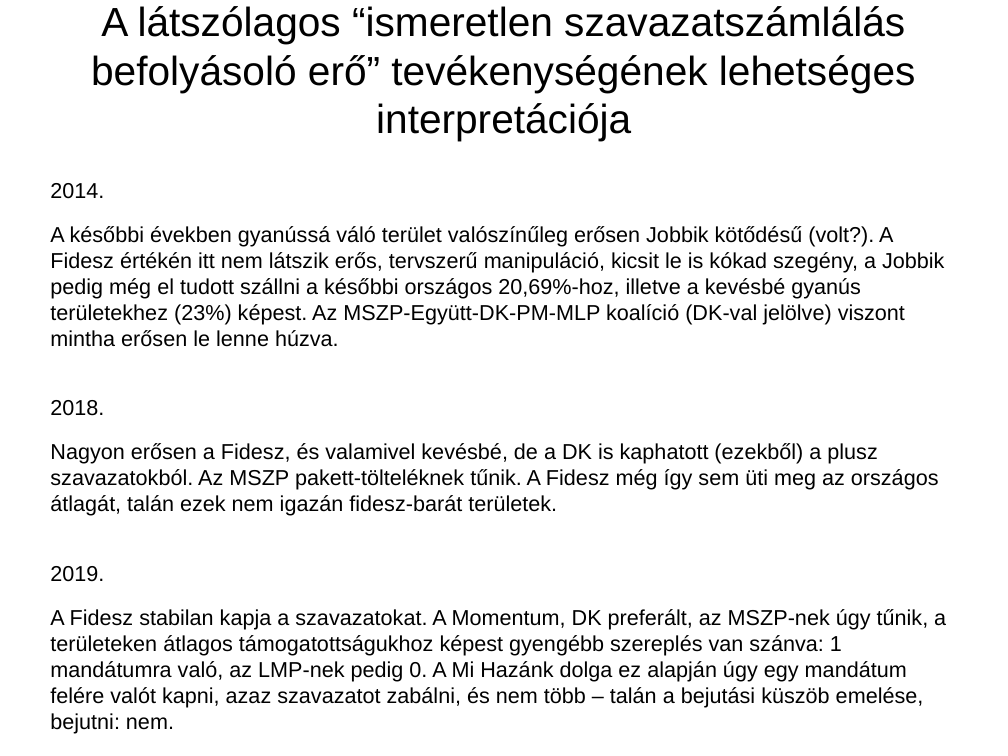
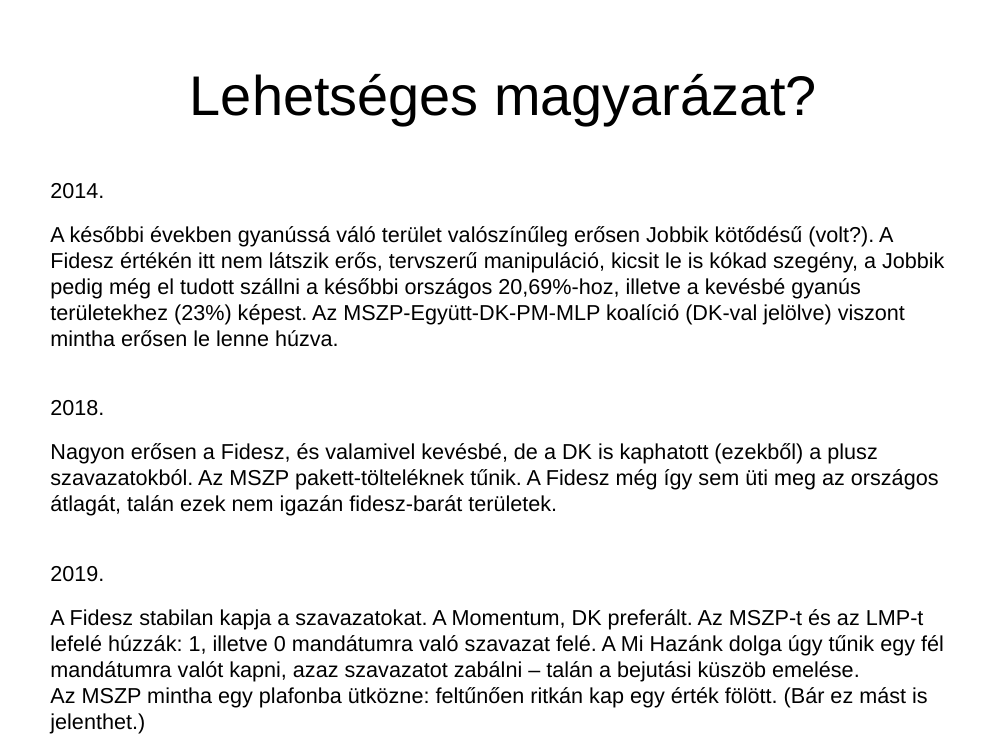
Before and after one commit to brezniczky/ep_elections_2019_hun, a slide deck: slide 32 of slides/hun/slides.odp (slide 31 before the commit). Drawn at 1008x756 pixels with LibreOffice and Linux fonts; fonts in the diff are those of the drawing. Boxes give left, top, right and bottom in pixels: in the first picture for what was removed or moved away, otherwise in the second. Text is boxed around its words. In the diff, an @@ line names an element or a change of style, - is before the commit and + after.

```diff
--- a/slides/hun/slides.odp
+++ b/slides/hun/slides.odp
@@ title at (190,74,817,125): text changed; size 32 to 44 pt @@
-A látszólagos “ismeretlen szavazatszámlálás befolyásoló erő” tevékenységének lehetséges interpretációja
+Lehetséges magyarázat?
@@ text at (50,609,944,734): text changed @@
-A Fidesz stabilan kapja a szavazatokat. A Momentum, DK preferált, az MSZP-nek úgy tűnik, a területeken átlagos támogatottságukhoz képest gyengébb szereplés van szánva: 1 mandátumra való, az LMP-nek pedig 0. A Mi Hazánk dolga ez alapján úgy egy mandátum felére valót kapni, azaz szavazatot zabálni, és nem több – talán a bejutási küszöb emelése, bejutni: nem.
+A Fidesz stabilan kapja a szavazatokat. A Momentum, DK preferált. Az MSZP-t és az LMP-t lefelé húzzák: 1, illetve 0 mandátumra való szavazat felé. A Mi Hazánk dolga úgy tűnik egy fél mandátumra valót kapni, azaz szavazatot zabálni – talán a bejutási küszöb emelése.
+Az MSZP mintha egy plafonba ütközne: feltűnően ritkán kap egy érték fölött. (Bár ez mást is jelenthet.)
```
Also in this commit, not shown: 3 other slides changed, 1 slide added, 4 other files.
